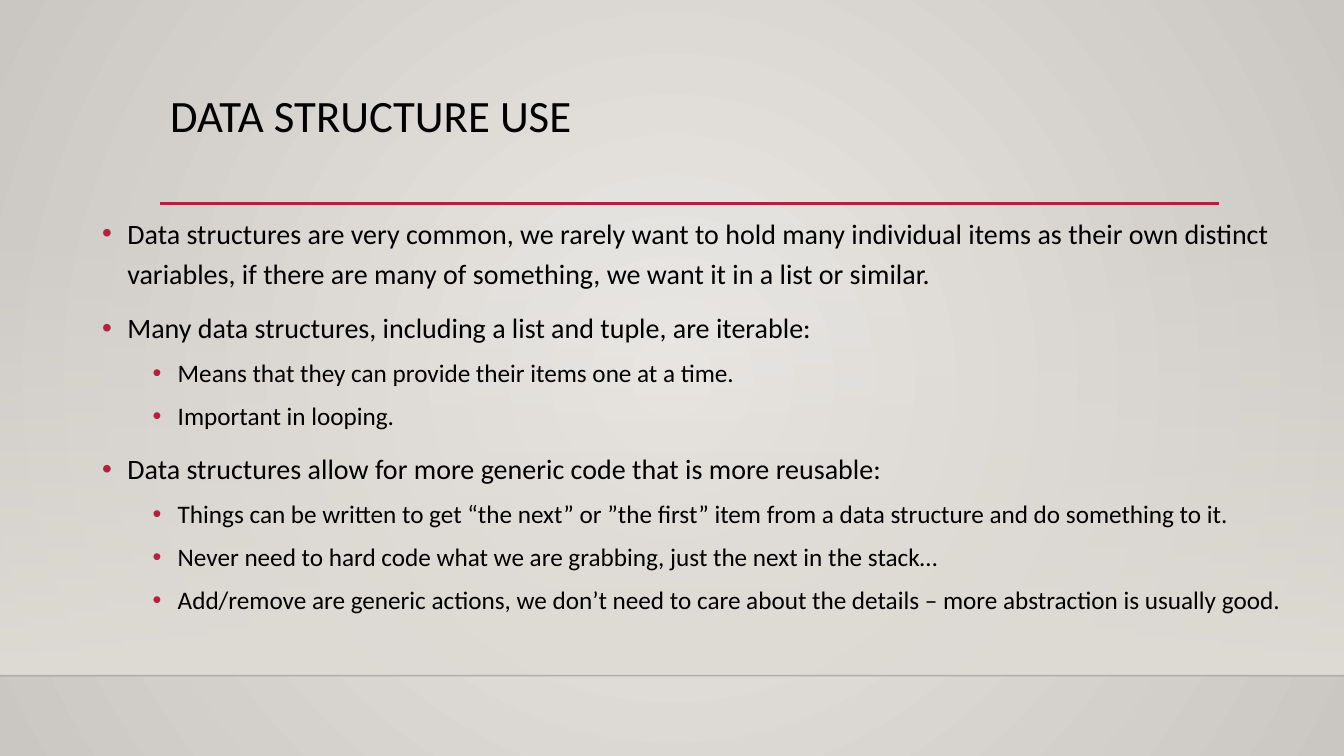
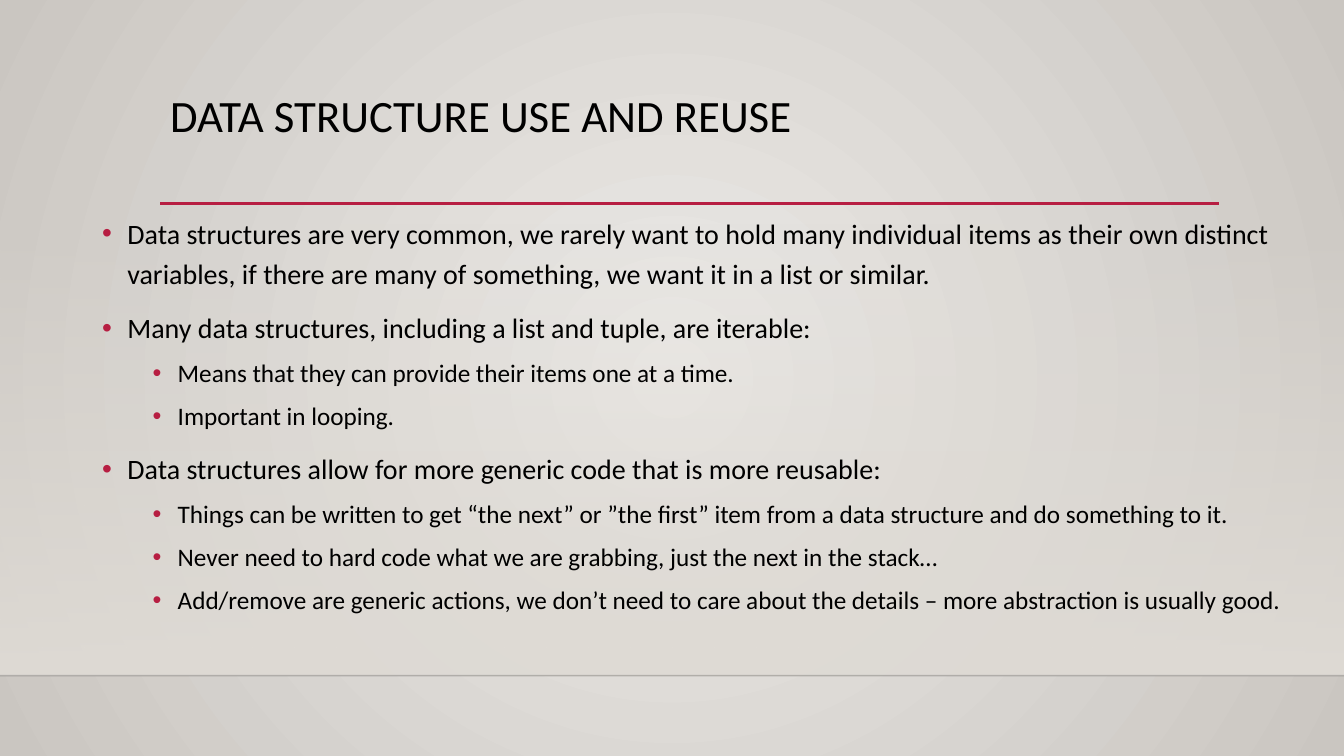
Before and after one commit to AkeemSemperDataScience/Programming_Basics_for_Machine_Learning_Students, a slide deck: slide 18 of reference_material/slides/002_vars_and_control.pptx (slide 11 before the commit). Drawn at 1344x756 pixels with LibreOffice and Linux fonts; fonts in the diff are those of the drawing; background and template pictures are left out. Boxes give left, top, right and bottom in pixels: in the first picture for what was removed or moved away, otherwise in the second. Text is boxed around its words. In the diff, an @@ line names an element or a change of style, - is before the commit and + after.

```diff
--- a/reference_material/slides/002_vars_and_control.pptx
+++ b/reference_material/slides/002_vars_and_control.pptx
@@ title at [170, 103, 791, 133]: text changed @@
-DATA STRUCTURE USE
+DATA STRUCTURE USE AND REUSE
```
Also in this commit, not shown: 4 other slides changed, 11 slides added, 1 slide removed, 1 other file.
